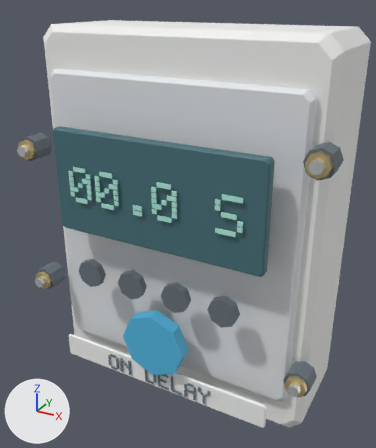
What one commit did to the glTF model assets/models/board/timer.glb.
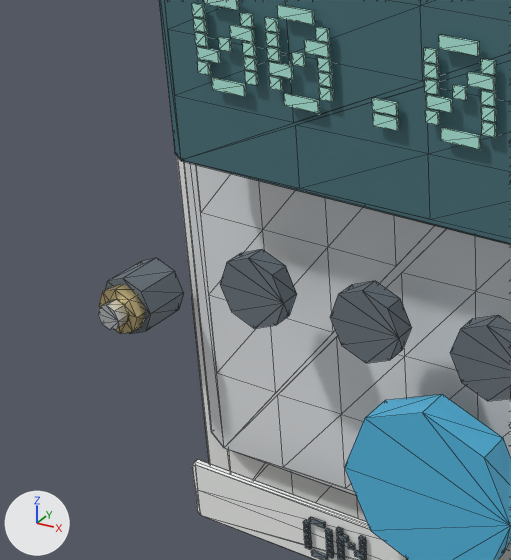
There are two pictures of each version: one whole from a camera (50 mm lens) standing at (1.8, -3.38, 1.63) and looking at (-0.03, -0.04, -0.04), one close up on the part from 0% to 48% of the width and 38% to 82% of the height. The lights are fixed; the arrows at lower left show +X, +Y and +Z. The older version's two pictures come first. The close-ups show mesh edges as thin lines. Vertices at exactly the same position are counted once.

Script lines for the objects in view, before the commit:
```python
me_timer = bpy.data.meshes.new('timer')
me_timer.from_pydata(...)  # 2130 vertices, 3357 faces; spans x -1.2..1.2, y -0.67..0.61, z -1.51..1.44
me_timer.materials.append(mat_black)  # greyish blue #47535c
me_timer.materials.append(mat_blue)  # cyan #53b8e2
me_timer.materials.append(mat_brass)  # beige #e3cc93
me_timer.materials.append(mat_chrome)  # white #eaeef0
me_timer.materials.append(mat_dark)  # grey #69737c
me_timer.materials.append(mat_ink)  # greyish blue #6a7a84
me_timer.materials.append(mat_ivory)  # white #f2f3f0
me_timer.materials.append(mat_label)  # white #f5f6f5
me_timer.materials.append(mat_polymer)  # white #e4e7e9
me_timer.materials.append(mat_rubber)  # greyish blue #555f66
me_timer.materials.append(mat_screen)  # dark cyan #477179
me_timer.materials.append(mat_screenink)  # green #b3f1e1
ob_timer_board = bpy.data.objects.new('timer-board', me_timer)
ob_timer_board.location = (0.0, 0.0, 0.0)
```
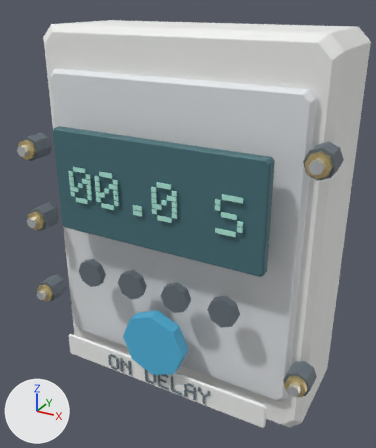
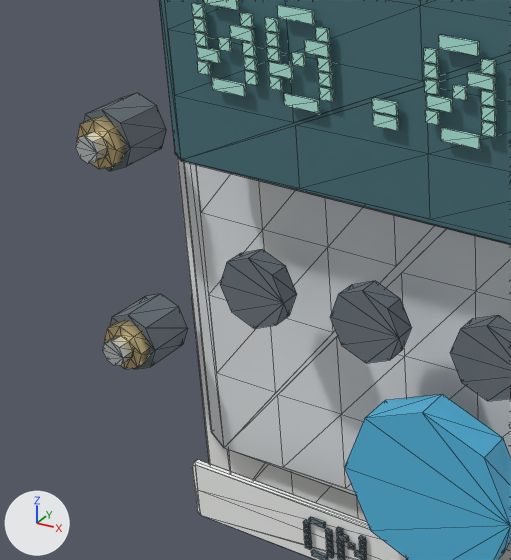
The edits, one by one:
me_timer is used by ob_timer_board; location (0.0, 0.0, 0.0).
me_timer had 2130 vertices, 3357 faces and spanned x -1.2..1.2, y -0.67..0.61, z -1.51..1.44.
me_timer now has 2210 vertices, 3505 faces and spans x -1.2..1.2, y -0.67..0.61, z -1.51..1.44.
me_timer part 1: the loose piece of 16 vertices spanning x -1.15..-1.06, y -0.67..-0.62, z -0.6..-0.52 is moved by (0.0, 0.07, -0.12), in mat_black (greyish blue #47535c).
me_timer part 2: the loose piece of 32 vertices spanning x -1.18..-1.03, y -0.63..-0.55, z -0.64..-0.49 is moved by (0.0, 0.0, 0.54).
me_timer part 3: the loose piece of 32 vertices spanning x -1.18..-1.03, y -0.63..-0.55, z -0.64..-0.49 is copied, and the copy is moved by (0.0, 0.0, -0.12); it spans x -1.18..-1.03, y -0.63..-0.55, z -0.76..-0.61.
me_timer part 4: a new loose piece, an 8-sided cylinder along y spanning x -1.146..-1.062, y -0.668..-0.623, z -0.063..0.021, in mat_chrome (white #eaeef0).
me_timer part 5: a new loose piece, an 8-sided cylinder along y spanning x -1.146..-1.062, y -0.668..-0.623, z -0.729..-0.646, in mat_chrome (white #eaeef0).
me_timer part 6: the loose piece of 16 vertices spanning x -1.2..-1.01, y -0.59..-0.44, z -0.66..-0.47 is moved by (0.0, 0.0, 0.54).
me_timer part 7: a new loose piece, an 8-sided cylinder along y spanning x -1.2..-1.01, y -0.59..-0.44, z -0.78..-0.59, in mat_dark (grey #69737c).
Other edits to the shape of me_timer do not show in these pictures.

Changed parts and their boxes [x1, y1, x2, y2] in the close-ups (511 x 560 px; the box of a moved part takes in the faces that stretch with it):
'timer-board', reshaped: before [98, 0, 511, 560]; after [75, 0, 511, 560]
part 1 of me_timer, moved or reshaped (not visible afterwards): before [98, 300, 128, 330]
part 2 of me_timer, moved or reshaped: before [99, 284, 146, 334]; after [77, 116, 125, 169]
part 3 of me_timer, added (beige): after [104, 321, 150, 369]
part 4 of me_timer, added: after [75, 132, 107, 164]
part 5 of me_timer, added: after [103, 336, 133, 366]
part 6 of me_timer, moved or reshaped: before [105, 258, 184, 334]; after [83, 93, 166, 171]
part 7 of me_timer, added: after [109, 294, 188, 369]
